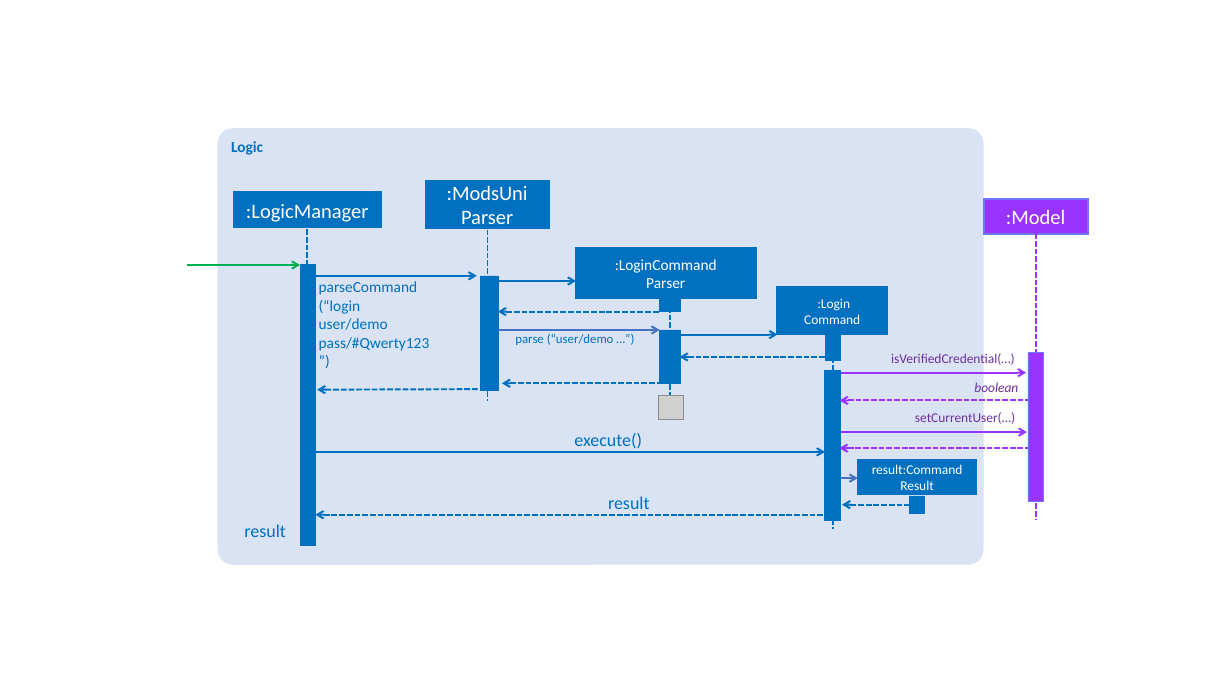
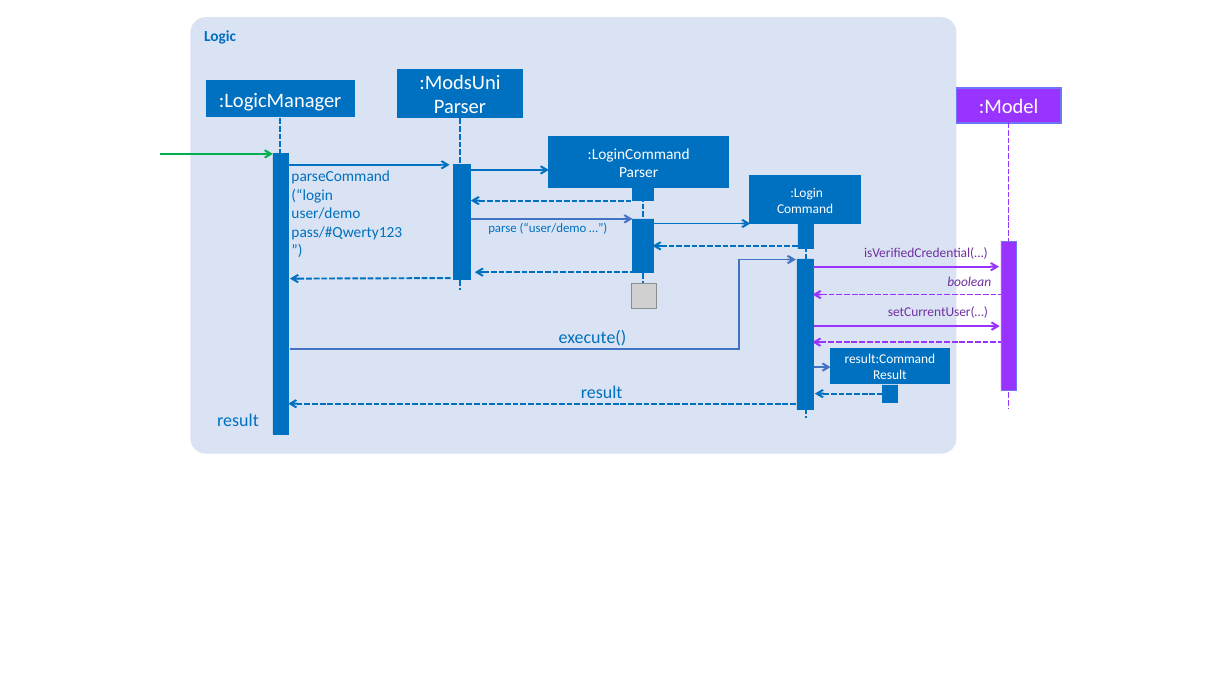
Before and after one commit to deming16/main, a slide deck: slide 1 of docs/diagrams/SDforLoginCommandLogicAndModel.pptx. Drawn at 1232x693 pixels with LibreOffice and Linux fonts; fonts in the diff are those of the drawing; grey boxes stand for pictures. Boxes give left, top, right and bottom in pixels: in the first picture for what was removed or moved away, otherwise in the second. Text is boxed around its words. In the diff, an @@ line names an element or a change of style, - is before the commit and + after.

Commit message:
docs: updated UML Diagrams & Sequence Diagrams to accurately illustrate the Register & Login features

```diff
--- a/docs/diagrams/SDforLoginCommandLogicAndModel.pptx
+++ b/docs/diagrams/SDforLoginCommandLogicAndModel.pptx
@@ 11 rectangles, 10 arrows, 3 lines, 2 texts: place and size @@
-11 rectangles, 10 arrows, 3 lines, 2 texts at box(187, 192, 1089, 545)
+11 rectangles, 10 arrows, 3 lines, 2 texts at box(160, 81, 1061, 434)
@@ elbow arrow added from (290, 349) to (796, 260), #4472C4 1.5 pt @@
@@ text "boolean": place and size @@
-text "boolean" at box(974, 382, 1018, 392)
+text "boolean" at box(947, 276, 991, 286)
@@ text "execute()": place and size @@
-text "execute()" at box(574, 433, 642, 449)
+text "execute()" at box(559, 330, 627, 346)
@@ 4 arrows, 1 text: place and size @@
-4 arrows, 1 text at box(840, 353, 1029, 448)
+4 arrows, 1 text at box(812, 247, 1001, 342)
@@ text "setCurrentUser(…)": place and size @@
-text "setCurrentUser(…)" at box(915, 412, 1015, 424)
+text "setCurrentUser(…)" at box(888, 306, 988, 318)
@@ 3 rectangles, 2 texts, 2 lines, 2 arrows, 1 rounded rectangle, 1 picture: place and size @@
-3 rectangles, 2 texts, 2 lines, 2 arrows, 1 rounded rectangle, 1 picture at box(218, 128, 1044, 565)
+3 rectangles, 2 texts, 2 lines, 2 arrows, 1 rounded rectangle, 1 picture at box(190, 18, 1017, 454)
@@ arrow removed from (315, 452) to (825, 452) @@
```
Also in this commit, not shown: 3 other files.
